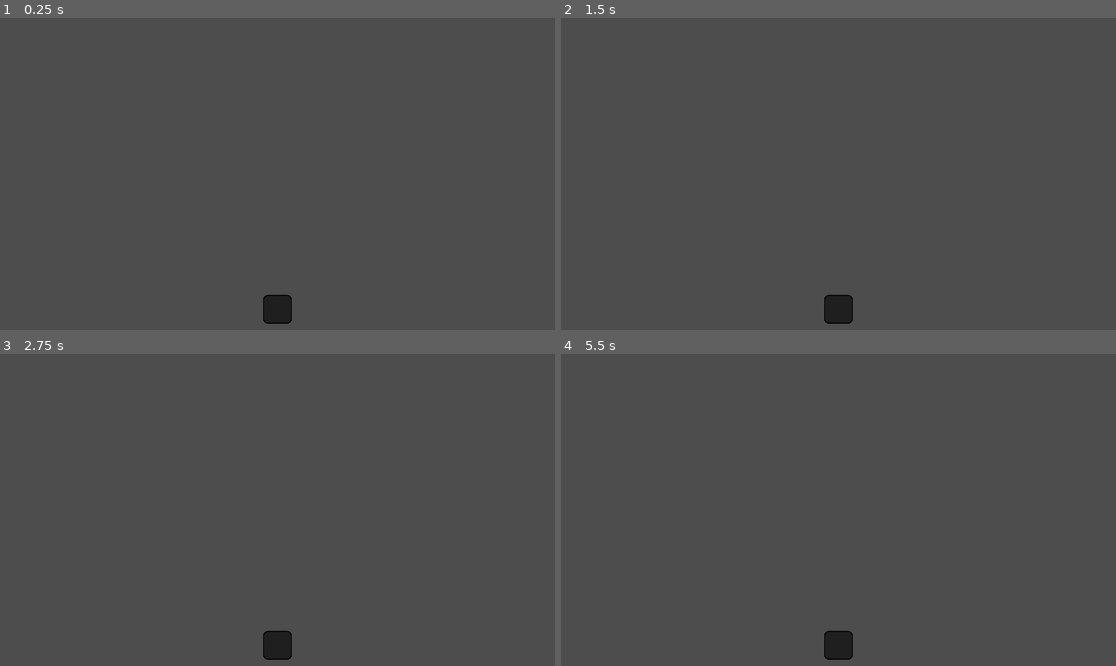
Above: before the commit, frames 1-4 (two rows, left to right).
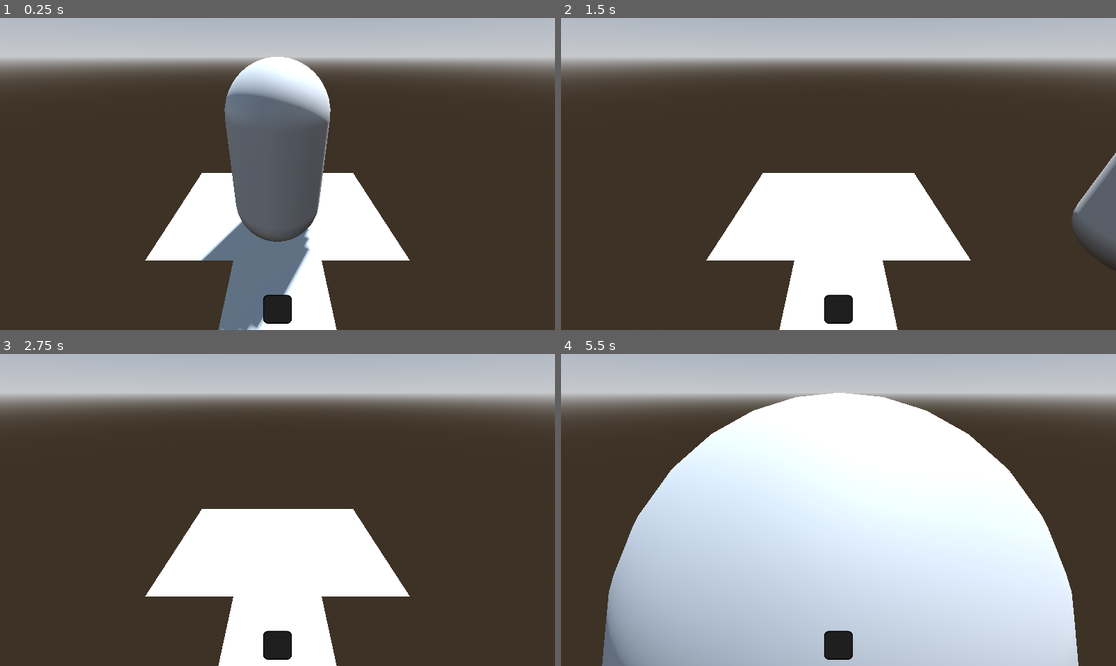
Above: after the commit, the same moments.

Repository: Scrawach/ld57
Game: Godot game, scene res://game.tscn
Same seed, same stepped clock (60 frames per second), same inputs: the game is played once before the commit and once after it. Before the commit the project has no main scene; this scene is started directly in both runs. The engine's default icon, where the game draws it, is replaced by a stand-in: a white triangle on a blue panel in a dark square.
Inputs:
- Up to frame 1 (0.25 s): no input
- Up to frame 2 (1.5 s): tap Enter at 0.5 s; hold D (move_right, bound only after the commit) 0.53-1.28 s; hold S (move_back, bound only after the commit) from 1.28 s (still down)
- Up to frame 3 (2.75 s): tap Space at 2 s; release S (move_back, bound only after the commit) at 2.03 s; hold D (move_right, bound only after the commit) from 2.03 s (still down)
- Up to frame 4 (5.5 s): tap Enter at 2.75 s; release D (move_right, bound only after the commit) at 2.78 s; hold W (move_forward, bound only after the commit) 2.78-3.53 s; tap Space at 3.5 s; hold A (move_left, bound only after the commit) 3.53-5.03 s; hold S (move_back, bound only after the commit) from 5.03 s (still down)

The runs differ from the first frame. In frame 1, 92% of the frame differs, in the area x 0-100%, y 0-100%; in frame 2, 96%; in frame 3, 96%; in frame 4, 97%.

Commit message:
added player script, custom inputs and CI\CD for itch deploy

Diff:
--- a/src/game.tscn
+++ b/src/game.tscn
@@ -1,12 +1,89 @@
-[gd_scene load_steps=2 format=3 uid="uid://b6rl31un1lcjf"]
+[gd_scene load_steps=9 format=3 uid="uid://b6rl31un1lcjf"]
 
+[ext_resource type="Script" path="res://player.gd" id="1_5y1ty"]
 [ext_resource type="PackedScene" uid="uid://yfjs8g2riw6c" path="res://ui/inventory_control.tscn" id="1_e5p4f"]
+
+[sub_resource type="ProceduralSkyMaterial" id="ProceduralSkyMaterial_a4sl5"]
+sky_horizon_color = Color(0.64625, 0.65575, 0.67075, 1)
+ground_horizon_color = Color(0.64625, 0.65575, 0.67075, 1)
+
+[sub_resource type="Sky" id="Sky_ypov8"]
+sky_material = SubResource("ProceduralSkyMaterial_a4sl5")
+
+[sub_resource type="Environment" id="Environment_cpbav"]
+background_mode = 2
+sky = SubResource("Sky_ypov8")
+tonemap_mode = 2
+
+[sub_resource type="QuadMesh" id="QuadMesh_688nc"]
+
+[sub_resource type="CapsuleShape3D" id="CapsuleShape3D_mrw3v"]
+
+[sub_resource type="CapsuleMesh" id="CapsuleMesh_fm8i8"]
 
 [node name="Game" type="Node"]
 
+[node name="DirectionalLight3D" type="DirectionalLight3D" parent="."]
+transform = Transform3D(-0.866025, -0.433013, 0.25, 0, 0.5, 0.866025, -0.5, 0.75, -0.433013, 0, 0, 0)
+shadow_enabled = true
+
+[node name="WorldEnvironment" type="WorldEnvironment" parent="."]
+environment = SubResource("Environment_cpbav")
+
 [node name="World3D" type="Node3D" parent="."]
 
+[node name="Living Lift" type="Node3D" parent="World3D"]
+
+[node name="MeshInstance3D" type="MeshInstance3D" parent="World3D/Living Lift"]
+transform = Transform3D(1, 0, 0, 0, -4.37114e-08, 1, 0, -1, -4.37114e-08, 0, 0, 1)
+mesh = SubResource("QuadMesh_688nc")
+
+[node name="Level" type="Node3D" parent="World3D"]
+
+[node name="MeshInstance3D2" type="MeshInstance3D" parent="World3D/Level"]
+transform = Transform3D(1, 0, 0, 0, -4.37114e-08, 1, 0, -1, -4.37114e-08, 0, 0, 0)
+mesh = SubResource("QuadMesh_688nc")
+skeleton = NodePath("../../Living Lift")
+
+[node name="MeshInstance3D3" type="MeshInstance3D" parent="World3D/Level"]
+transform = Transform3D(1, 0, 0, 0, -4.37114e-08, 1, 0, -1, -4.37114e-08, 0, 0, -1)
+mesh = SubResource("QuadMesh_688nc")
+skeleton = NodePath("../../Living Lift")
+
+[node name="MeshInstance3D4" type="MeshInstance3D" parent="World3D/Level"]
+transform = Transform3D(1, 0, 0, 0, -4.37114e-08, 1, 0, -1, -4.37114e-08, 1, 0, -1)
+mesh = SubResource("QuadMesh_688nc")
+skeleton = NodePath("../../Living Lift")
+
+[node name="MeshInstance3D5" type="MeshInstance3D" parent="World3D/Level"]
+transform = Transform3D(1, 0, 0, 0, -4.37114e-08, 1, 0, -1, -4.37114e-08, 1, 0, 0)
+mesh = SubResource("QuadMesh_688nc")
+skeleton = NodePath("../../Living Lift")
+
+[node name="MeshInstance3D6" type="MeshInstance3D" parent="World3D/Level"]
+transform = Transform3D(1, 0, 0, 0, -4.37114e-08, 1, 0, -1, -4.37114e-08, -1, 0, 0)
+mesh = SubResource("QuadMesh_688nc")
+skeleton = NodePath("../../Living Lift")
+
+[node name="MeshInstance3D7" type="MeshInstance3D" parent="World3D/Level"]
+transform = Transform3D(1, 0, 0, 0, -4.37114e-08, 1, 0, -1, -4.37114e-08, -1, 0, -1)
+mesh = SubResource("QuadMesh_688nc")
+skeleton = NodePath("../../Living Lift")
+
+[node name="Player" type="CharacterBody3D" parent="World3D" node_paths=PackedStringArray("camera")]
+script = ExtResource("1_5y1ty")
+camera = NodePath("../../Camera3D")
+
+[node name="CollisionShape3D" type="CollisionShape3D" parent="World3D/Player"]
+transform = Transform3D(1, 0, 0, 0, 1, 0, 0, 0, 1, 0, 1, 0)
+shape = SubResource("CapsuleShape3D_mrw3v")
+
+[node name="MeshInstance3D" type="MeshInstance3D" parent="World3D/Player"]
+transform = Transform3D(1, 0, 0, 0, 1, 0, 0, 0, 1, 0, 1, 0)
+mesh = SubResource("CapsuleMesh_fm8i8")
+
 [node name="Camera3D" type="Camera3D" parent="."]
+transform = Transform3D(1, 0, 0, 0, 0.866025, 0.5, 0, -0.5, 0.866025, 0, 2, 2)
 
 [node name="Canvas" type="CanvasLayer" parent="."]
 
--- /dev/null
+++ b/src/player.gd
@@ -0,0 +1,18 @@
+class_name Player
+extends CharacterBody3D
+
+@export var camera: Node3D
+@export var movement_speed: int = 250
+
+func _physics_process(delta: float) -> void:
+	var movement = get_movement_input(camera) * movement_speed * delta
+	var target_velocity = velocity.lerp(movement, delta * 10)
+	velocity = target_velocity
+	move_and_slide()
+
+func get_movement_input(relative: Node3D) -> Vector3:
+	var input := Vector3.ZERO
+	input.x = Input.get_axis("move_left", "move_right")
+	input.z = Input.get_axis("move_forward", "move_back")
+	input = input.rotated(Vector3.UP, relative.rotation.y)
+	return input.normalized()
--- a/src/project.godot
+++ b/src/project.godot
@@ -11,8 +11,32 @@
 [application]
 
 config/name="Living Lift"
+run/main_scene="res://game.tscn"
 config/features=PackedStringArray("4.3", "GL Compatibility")
 config/icon="res://icon.svg"
+
+[input]
+
+move_left={
+"deadzone": 0.5,
+"events": [Object(InputEventKey,"resource_local_to_scene":false,"resource_name":"","device":-1,"window_id":0,"alt_pressed":false,"shift_pressed":false,"ctrl_pressed":false,"meta_pressed":false,"pressed":false,"keycode":0,"physical_keycode":65,"key_label":0,"unicode":97,"location":0,"echo":false,"script":null)
+]
+}
+move_right={
+"deadzone": 0.5,
+"events": [Object(InputEventKey,"resource_local_to_scene":false,"resource_name":"","device":-1,"window_id":0,"alt_pressed":false,"shift_pressed":false,"ctrl_pressed":false,"meta_pressed":false,"pressed":false,"keycode":0,"physical_keycode":68,"key_label":0,"unicode":100,"location":0,"echo":false,"script":null)
+]
+}
+move_forward={
+"deadzone": 0.5,
+"events": [Object(InputEventKey,"resource_local_to_scene":false,"resource_name":"","device":-1,"window_id":0,"alt_pressed":false,"shift_pressed":false,"ctrl_pressed":false,"meta_pressed":false,"pressed":false,"keycode":0,"physical_keycode":87,"key_label":0,"unicode":119,"location":0,"echo":false,"script":null)
+]
+}
+move_back={
+"deadzone": 0.5,
+"events": [Object(InputEventKey,"resource_local_to_scene":false,"resource_name":"","device":-1,"window_id":0,"alt_pressed":false,"shift_pressed":false,"ctrl_pressed":false,"meta_pressed":false,"pressed":false,"keycode":0,"physical_keycode":83,"key_label":0,"unicode":115,"location":0,"echo":false,"script":null)
+]
+}
 
 [rendering]
 
Not shown, added: src/export_presets.cfg
Not shown, added: .github/itch-deploy.yml
